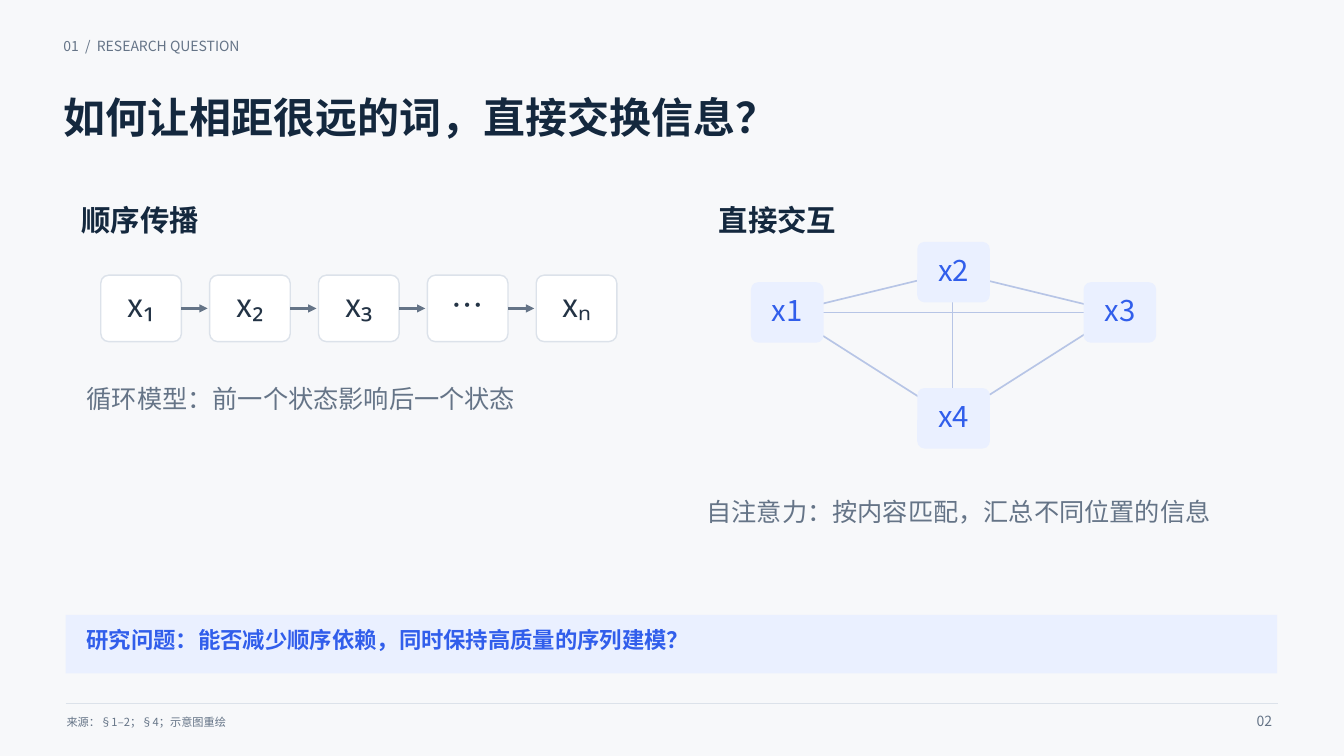
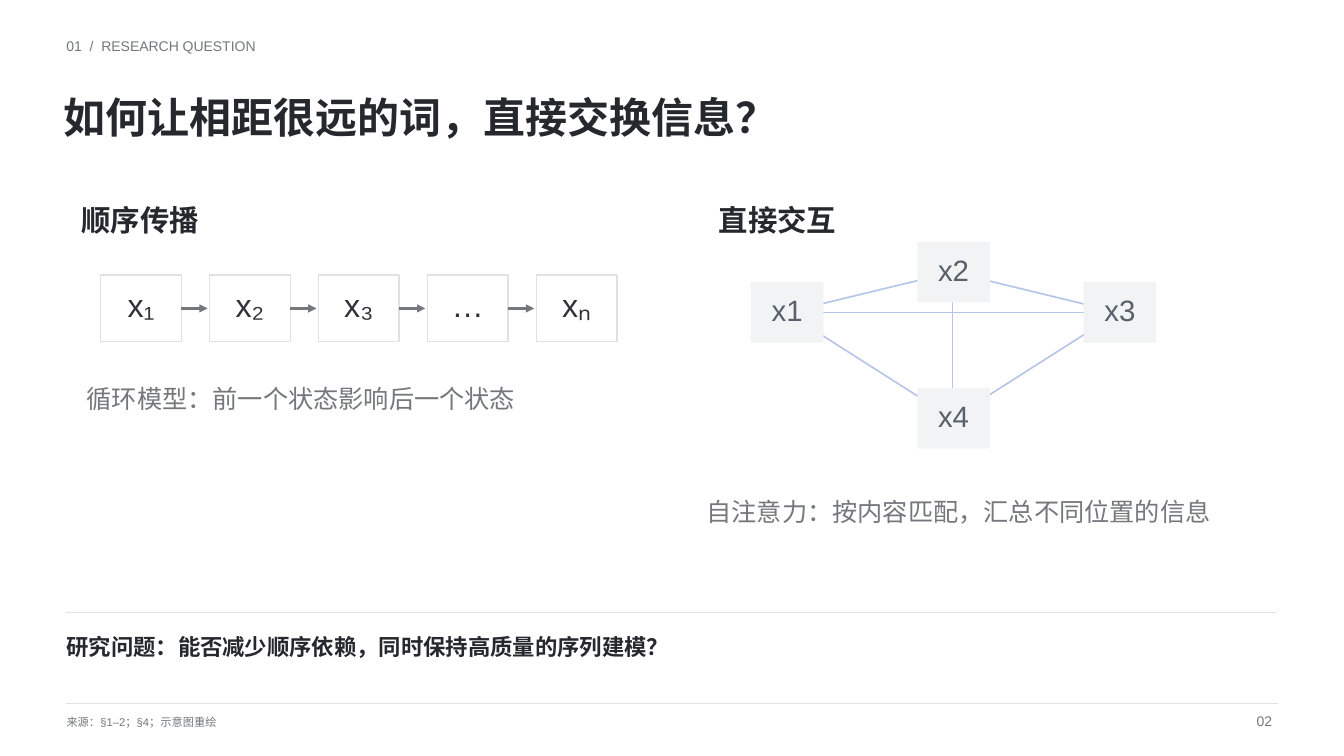
Before and after one commit to yueyunsun77-debug/yueyunsun77-debug, a slide deck: slide 2 of 组会汇报/第一次组会汇报/Transformer_组会汇报_简约学术版.pptx. Drawn at 1344x756 pixels with LibreOffice and Linux fonts; fonts in the diff are those of the drawing. Boxes give left, top, right and bottom in pixels: in the first picture for what was removed or moved away, otherwise in the second. Text is boxed around its words. In the diff, an @@ line names an element or a change of style, - is before the commit and + after.

```diff
--- a/组会汇报/第一次组会汇报/Transformer_组会汇报_简约学术版.pptx
+++ b/组会汇报/第一次组会汇报/Transformer_组会汇报_简约学术版.pptx
@@ background #F7F8FA to #FFFFFF @@
@@ font Noto Sans CJK SC to Arial, text colour #657487 to #74777C in 5 elements at (67,717,217,728), (1257,716,1273,726), (87,387,515,410), (707,500,1211,524), (66,41,256,54) @@
@@ font Noto Sans CJK SC to Arial, text colour #14283E to #25282D in 3 elements at (63,97,777,139), (82,206,200,234), (719,206,837,234) @@
@@ font Noto Sans CJK SC to Arial, text colour #233345 to #303238 in 4 elements at (128,300,155,320), (236,300,265,320), (344,300,373,320), (440,283,496,338) @@
@@ rounded rectangle to rectangle; outline #DCE2EA 1 pt to #DFE1E3 1 pt in 5 elements at (101,275,181,342), (210,275,290,342), (319,275,399,342), (427,275,508,342), (536,275,617,342) @@
@@ arrow (181, 309) - (208, 309): stroke #657487 1.6 pt to #74777C 1.6 pt @@
@@ arrow (290, 309) - (317, 309): stroke #657487 1.6 pt to #74777C 1.6 pt @@
@@ arrow (399, 309) - (425, 309): stroke #657487 1.6 pt to #74777C 1.6 pt @@
@@ arrow (508, 309) - (534, 309): stroke #657487 1.6 pt to #74777C 1.6 pt @@
@@ rounded rectangle to rectangle; fill #EAF0FF to #F2F3F4 in 4 elements at (751,282,824,343), (918,242,990,302), (1084,282,1156,343), (918,388,990,449) @@
@@ font Noto Sans CJK SC to Arial, text colour #315EEB to #56616C in 4 elements at (772,301,803,321), (938,260,969,281), (1104,300,1135,322), (938,407,969,427) @@
@@ rectangle removed at (66,615,1277,674) @@
@@ line added from (66, 613) to (1277, 613), #DFE1E3 0.9 pt @@
@@ text "研究问题：能否减少顺序依赖，同时保持高质量的序列建模？": place and size @@
-text "研究问题：能否减少顺序依赖，同时保持高质量的序列建模？" at (87,629,690,651)
+text "研究问题：能否减少顺序依赖，同时保持高质量的序列建模？" at (66,636,669,658)
@@ text "研究问题：能否减少顺序依赖，同时保持高质量的序列建模？" at (66,636,669,658): font Noto Sans CJK SC to Arial, text colour #315EEB to #25282D @@
```
Also in this commit, not shown: 18 other slides changed, 4 other files.
